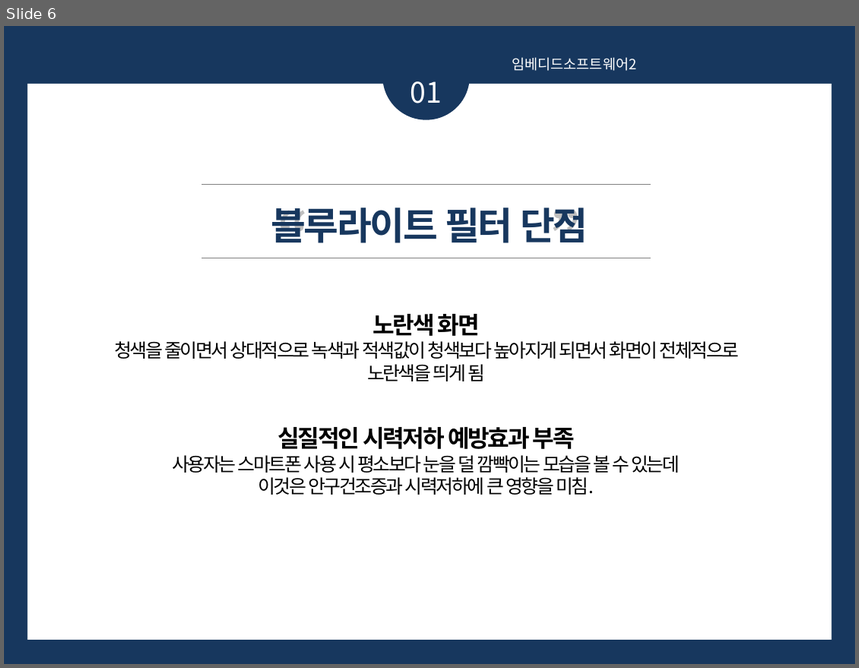
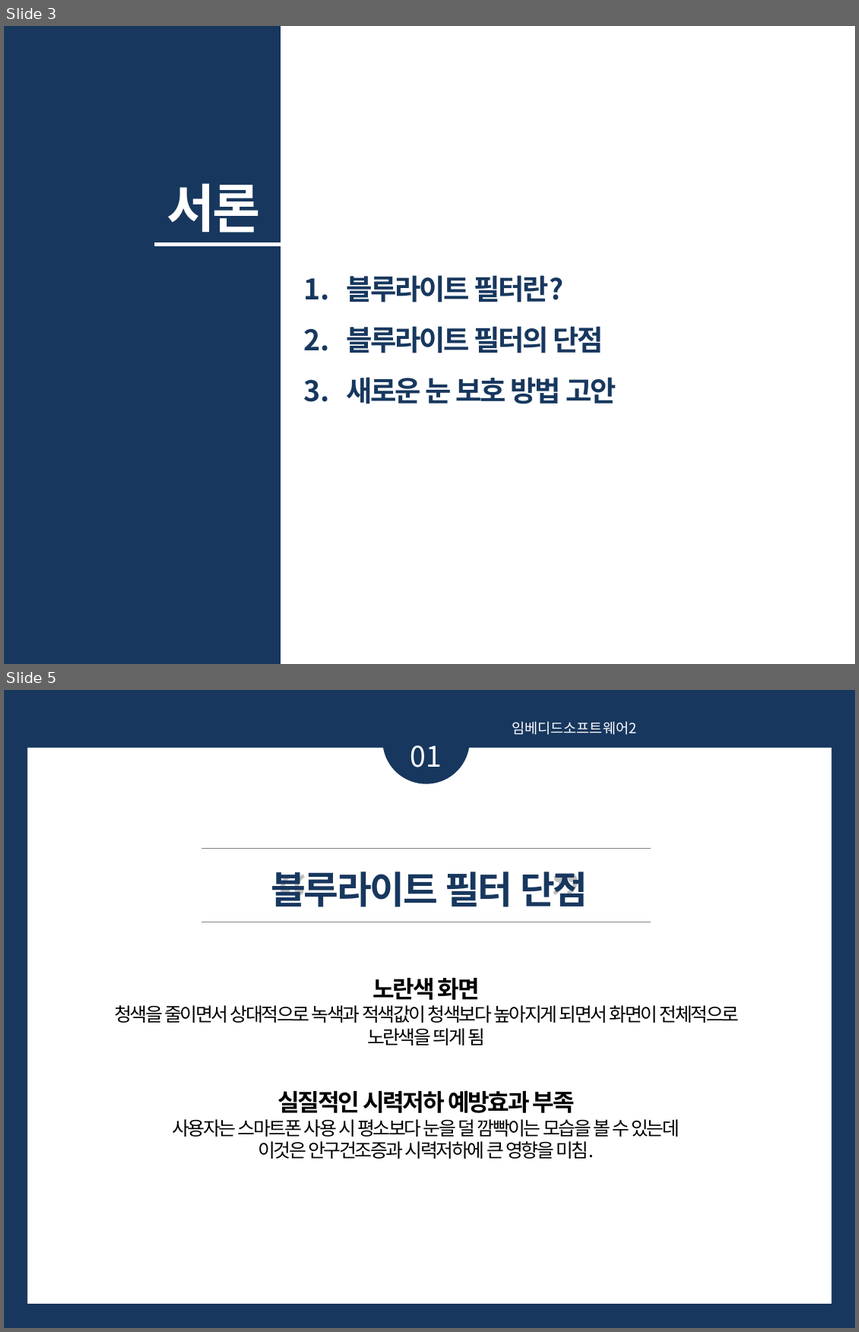
Before and after one commit to 201411108/Black-Android-app-for-eye, a slide deck: Document/발표PPT양식.pptx. Shown one above the other, each under a label of ours: slide 6 before the commit, slides 3 and 5 after it; the slides between them are not shown. The pictures are 859x668 and 859x1332 pixels, drawn with LibreOffice and Linux fonts; fonts in the diff are those of the drawing. Boxes give left, top, right and bottom in pixels: in the first picture for what was removed or moved away, otherwise in the second. Text is boxed around its words. In the diff, an @@ line names an element or a change of style, - is before the commit and + after.

```diff
--- a/Document/발표PPT양식.pptx
+++ b/Document/발표PPT양식.pptx
@@ slide 3 added at (x1=4, y1=26, x2=855, y2=664), background #17375E @@
@@ rectangle added at (x1=282, y1=26, x2=855, y2=664), fill #FFFFFF, outline #FFFFFF 2 pt @@
@@ text added at (x1=167, y1=183, x2=261, y2=233), 44 pt, text #FFFFFF, bold @@
+서론
@@ line added from (154, 245) to (282, 245), #FFFFFF 3.25 pt @@
@@ text added at (x1=347, y1=275, x2=616, y2=404), 24 pt, text #17375E, bold @@
+1. 블루라이트 필터란?
+2. 블루라이트 필터의 단점
+3. 새로운 눈 보호 방법 고안
@@ what was slide 6 is now slide 5 @@
```
Also in this commit, not shown: 6 slides changed, 2 other slides added, 1 slide removed.
